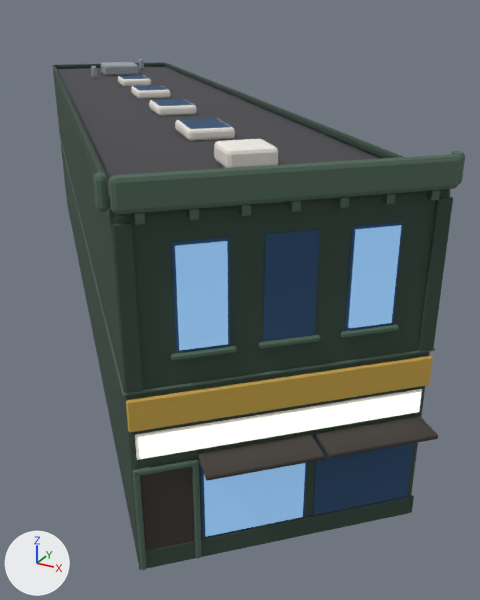
The Blender file artifacts/108-south-park/108-south-park.blend as it was, and as the next commit left it.
Before and after are seen from a 50 mm lens placed at (15.1, -21.1, 10.9), pointed at (3.5, 0.0, 0.4). Arrows for +X, +Y and +Z are at lower left; the lights stay in place. The first picture is the older version.
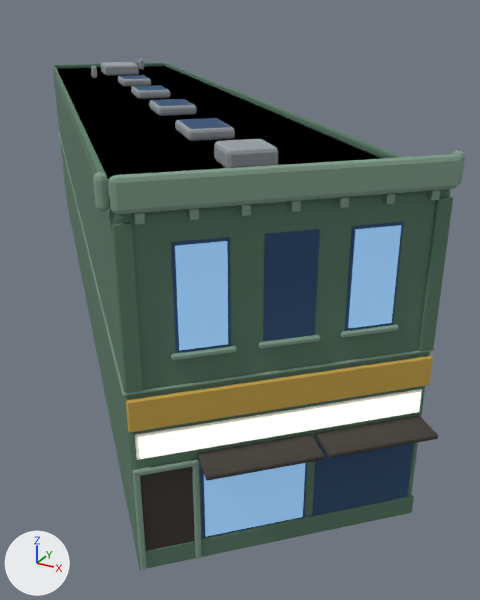
What differs and where, as boxes [x1, y1, x2, y2] in the pictures (480 x 600 px):
'body', recoloured
    both: [53, 66, 450, 562]
'cornice', recoloured (lighter)
    both: [109, 154, 461, 215]
'bulkhead', recoloured (lighter)
    both: [138, 495, 414, 570]
'pilaster_sw', recoloured (lighter)
    both: [112, 223, 143, 393]
'parapet', recoloured
    both: [52, 62, 403, 209]
'pilaster_ne', recoloured (lighter)
    both: [419, 197, 453, 351]
'roof_hatch', recoloured (white to grey)
    both: [214, 139, 278, 168]
'belt', recoloured
    both: [59, 132, 435, 396]
'entry_jamb_0.02', recoloured (lighter)
    both: [133, 473, 147, 570]
'entry_jamb_1.21', recoloured (lighter)
    both: [192, 463, 201, 559]
'cornice_return_sw', recoloured (lighter)
    both: [93, 172, 109, 212]
'upper_0_sill', recoloured (lighter)
    both: [171, 345, 237, 361]
'entry_head', recoloured (lighter)
    both: [133, 459, 199, 476]
'upper_1_sill', recoloured (lighter)
    both: [259, 335, 320, 349]
'upper_2_sill', recoloured (lighter)
    both: [340, 324, 399, 338]
'cornice_return_ne', recoloured
    both: [451, 150, 465, 185]
'modillion_3', recoloured
    both: [289, 201, 301, 212]
'modillion_2', recoloured
    both: [239, 205, 251, 216]
'modillion_4', recoloured
    both: [337, 197, 349, 208]
'modillion_0', recoloured
    both: [134, 213, 145, 225]
'modillion_5', recoloured
    both: [383, 193, 395, 204]
'modillion_1', recoloured
    both: [188, 209, 199, 220]
'modillion_6', recoloured
    both: [427, 190, 440, 200]
part 1 of me_body, recoloured (darker)
    both: [57, 66, 381, 180]
part 2 of me_skylight_0, recoloured (white to grey)
    both: [175, 119, 235, 141]
part 3 of me_skylight_1, recoloured (white to grey)
    both: [149, 99, 197, 116]
part 4 of me_skylight_2, recoloured (white to grey)
    both: [131, 85, 170, 99]

Diff of the bpy script that builds the scene:
```diff
--- a/artifacts/108-south-park/108-south-park.blend.py
+++ b/artifacts/108-south-park/108-south-park.blend.py
@@ mat_toy_verdigris @@
 mat_toy_verdigris = principled_material('Toy_verdigris')
-mat_toy_verdigris.base_color = (0.0356, 0.0666, 0.0482)  # dark green #35493e
+mat_toy_verdigris.base_color = (0.0976, 0.195, 0.133)  # dark green #587a66
 mat_toy_verdigris.roughness = 0.85
@@ mat_toy_mint @@
 mat_toy_mint = principled_material('Toy_mint')
-mat_toy_mint.base_color = (0.0782, 0.138, 0.0976)  # greyish green #4f6858
+mat_toy_mint.base_color = (0.212, 0.337, 0.258)  # greyish green #7f9d8b
 mat_toy_mint.roughness = 0.85
@@ mat_toy_stone @@
+mat_toy_stone = principled_material('Toy_stone')
+mat_toy_stone.base_color = (0.694, 0.644, 0.539)  # pale yellow #d9d2c2
+mat_toy_stone.roughness = 0.85
@@ me_body @@
 me_body.from_pydata(...)  # 56 vertices, 54 faces; spans x -13.0..12.6, y -12.7..12.8, z 0.0..7.8
 # used by ob_body; location = (0.0, 0.0, 0.0)
+# me_body part 1: all 1 face that had it switch from mat_toy_roofd (dark grey #45454a) to mat_toy_stone (pale yellow #d9d2c2)
 me_body.materials.append(mat_toy_verdigris)
@@ me_skylight_0 @@
 me_skylight_0.from_pydata(...)  # 56 vertices, 54 faces; spans x 4.43..6.51, y -6.69..-4.61, z 7.8..8.1
 # used by ob_skylight_0; location = (0.0, 0.0, 0.0)
+# me_skylight_0 part 2: all 53 faces that had it switch from mat_toy_trim (white #f3efe6) to mat_toy_steel (grey #9aa0a6)
 me_skylight_0.materials.append(mat_toy_glass)
@@ me_skylight_1 @@
 me_skylight_1.from_pydata(...)  # 56 vertices, 54 faces; spans x 1.28..3.36, y -3.54..-1.45, z 7.8..8.1
 # used by ob_skylight_1; location = (0.0, 0.0, 0.0)
+# me_skylight_1 part 3: all 53 faces that had it switch from mat_toy_trim (white #f3efe6) to mat_toy_steel (grey #9aa0a6)
 me_skylight_1.materials.append(mat_toy_glass)
@@ me_skylight_2 @@
 me_skylight_2.from_pydata(...)  # 56 vertices, 54 faces; spans x -1.88..0.2, y -0.38..1.7, z 7.8..8.1
 # used by ob_skylight_2; location = (0.0, 0.0, 0.0)
+# me_skylight_2 part 4: all 53 faces that had it switch from mat_toy_trim (white #f3efe6) to mat_toy_steel (grey #9aa0a6)
 me_skylight_2.materials.append(mat_toy_glass)
@@ me_roof_hatch @@
 me_roof_hatch.from_pydata(...)  # 56 vertices, 54 faces; spans x 7.44..8.98, y -9.15..-7.61, z 7.8..8.25
-me_roof_hatch.materials.append(mat_toy_trim)  # white #f3efe6
+me_roof_hatch.materials.append(mat_toy_steel)  # grey #9aa0a6
```
